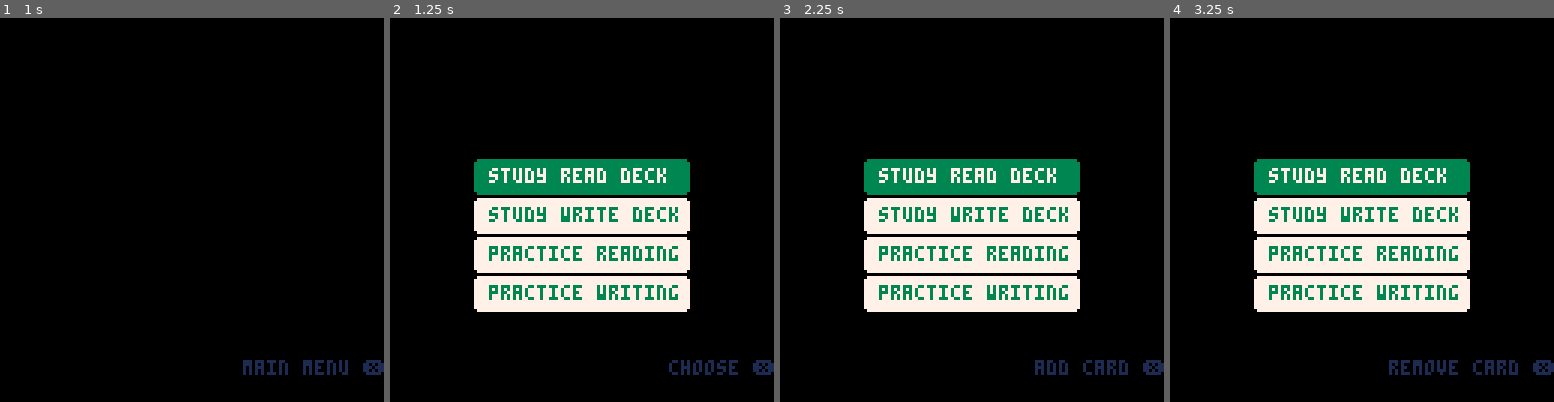
Above: before the commit, frames 1-4 (left to right).
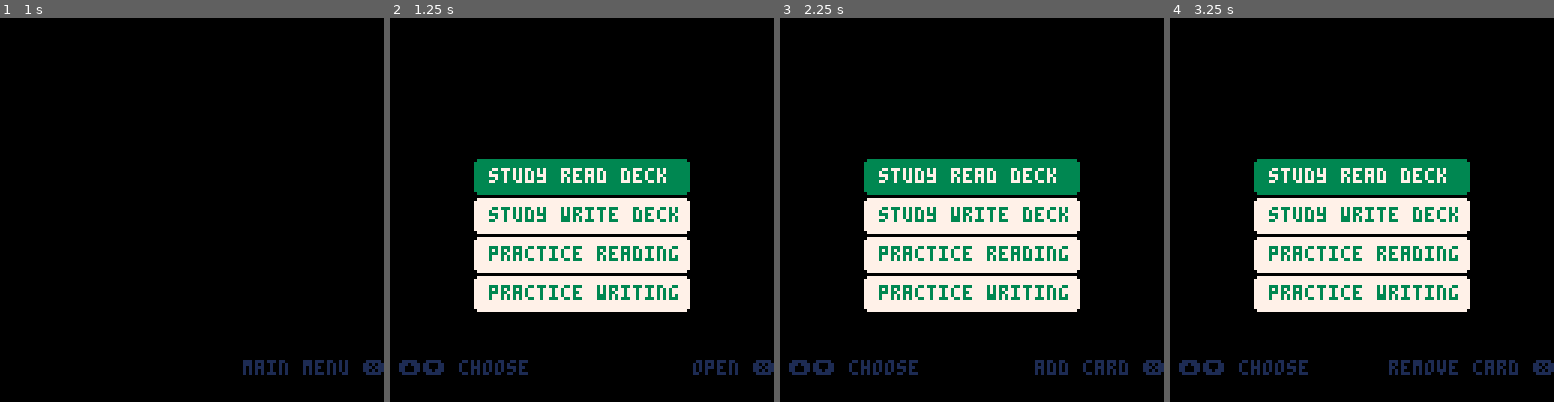
Above: after the commit, the same moments.

Repository: SestrenExsis/KanaPractice
Game: PICO-8 cartridge hiragana.p8
Two runs of this game, one before a commit and one after it. Both use one fixed random seed, a clock stepped at 60 frames per second and the inputs below.
Inputs (mouse positions are in pixels of both pictures, inside the frame that each line leads up to):
- Up to frame 1 (1 s): tap O (Z key) at 0.33, 0.7 s; click (69, 121) at 0.67 s
- Up to frame 2 (1.25 s): tap X (X key) at 1.07 s; click (520, 267) at 1.22 s
- Up to frame 3 (2.25 s): tap O (Z key) at 1.43, 2.22 s; click (975, 114) at 1.77 s; hold Left from 1.97 s (still down); tap X (X key) at 2.07 s
- Up to frame 4 (3.25 s): click (1427, 259) at 2.32 s; release Left at 2.37 s; tap X (X key) at 2.4, 2.73, 3.07 s; hold Down 2.42-2.82 s; click (1492, 106) at 2.87 s; hold Right from 2.87 s (still down); tap O (Z key) at 3.1 s

Frame 1 is identical in both runs. In frame 2, 0.8% of the frame differs, in the area x 2-91%, y 89-93%; in frame 3, 0.6%; in frame 4, 0.6%.

Commit message:
Rearrange coding tabs

Diff:
--- a/hiragana.p8
+++ b/hiragana.p8
@@ -574,6 +574,8 @@
 end
 
 -->8
+-- title/menu screens
+
 -- title screen
 
 function inittitle()
@@ -599,7 +601,7 @@
 	cls()
 	drawmsgs()
 end
--->8
+
 -- menu screen
 
 function initmenu()
@@ -618,8 +620,8 @@
 		"practice reading",
 		"practice writing"
 	}
-	_lmsg=""
-	_rmsg="choose ❎"
+	_lmsg="⬆️⬇️ choose"
+	_rmsg="open ❎"
 end
 
 function updatemenu()
@@ -652,7 +654,9 @@
 	drawmsgs()
 end
 -->8
--- read/write deck screens
+-- study deck screens
+
+-- study read deck screen
 
 function initreaddeck()
 	_debug={
@@ -744,6 +748,8 @@
 	end
 	drawmsgs()
 end
+
+-- study write deck screen
 
 function initwritedeck()
 	_debug={
